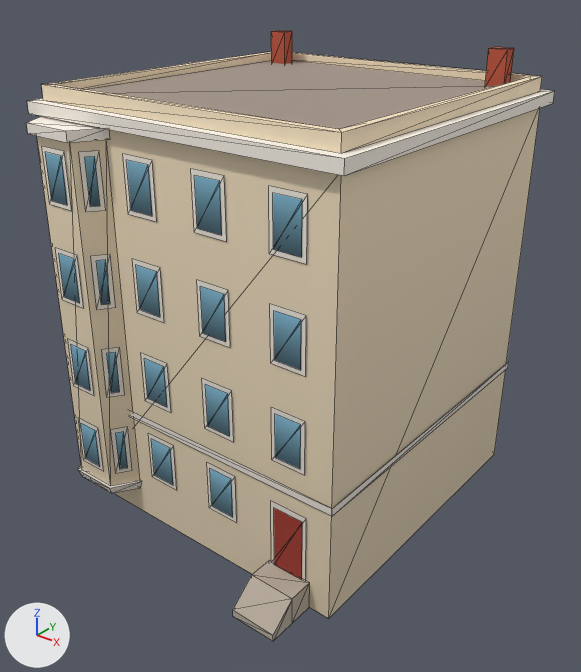
The glTF model newcity/art/kit/tremont_n5_far.glb: old version first, new version second.
Camera for both pictures: a 50 mm camera at (17.2, -22.0, 19.6) aimed at (0.6, -1.2, 6.7). The axes (+X, +Y, +Z) are drawn at lower left. The lights are the same throughout. The older version comes first. Mesh edges are drawn as thin lines. Vertices at exactly the same position are counted once.

Names of what the first picture shows: 'tremont_n5_far'.
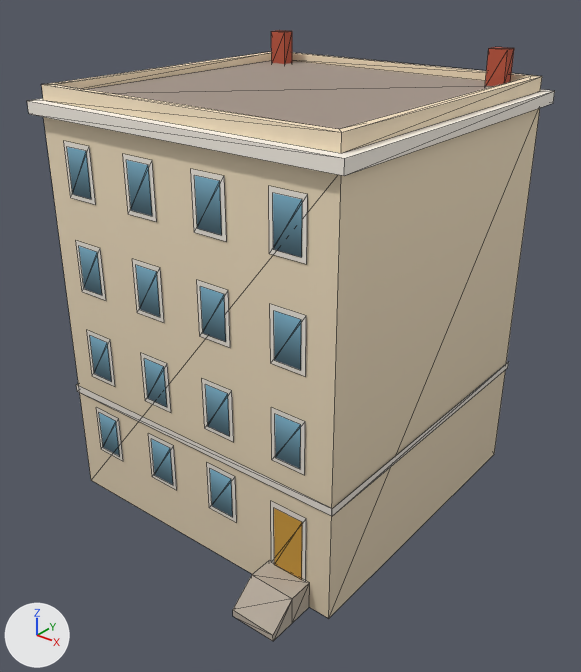
Scene script edits in JSON lines:
```json
{"block": "me_tremont_n5_far", "where": "# used by ob_tremont_n5_far; location = (0.0, 0.0, 0.0)"}
{"op": "remove", "block": "me_tremont_n5_far", "code": "me_tremont_n5_far.from_pydata(...)  # 288 vertices, 210 faces; spans x -6.3..6.3, y -7.9..6.3, z 0.0..16.5"}
{"op": "add", "block": "me_tremont_n5_far", "code": "me_tremont_n5_far.from_pydata(...)  # 200 vertices, 150 faces; spans x -6.3..6.3, y -7.9..6.3, z 0.0..16.5"}
{"block": "me_tremont_n5_far", "change": "me_tremont_n5_far part 1: the loose piece of 4 vertices spanning x -4.9..-3.8, y -6.9, z 2.0..3.8 is moved by (0.0, 0.9, 0.0)"}
{"block": "me_tremont_n5_far", "change": "me_tremont_n5_far part 2: the loose piece of 4 vertices spanning x -4.8..-3.9, y -7.0, z 2.1..3.7 is moved by (0.0, 0.9, 0.0)"}
{"block": "me_tremont_n5_far", "change": "me_tremont_n5_far part 3: the loose piece of 4 vertices spanning x -4.9..-3.8, y -6.9, z 5.2..7.1 is moved by (0.0, 0.9, 0.0)"}
{"block": "me_tremont_n5_far", "change": "me_tremont_n5_far part 4: the loose piece of 4 vertices spanning x -4.8..-3.9, y -7.0, z 5.4..6.9 is moved by (0.0, 0.9, 0.0)"}
{"block": "me_tremont_n5_far", "change": "me_tremont_n5_far part 5: the loose piece of 4 vertices spanning x -4.9..-3.8, y -6.9, z 8.6..10.5 is moved by (0.0, 0.9, 0.0)"}
{"block": "me_tremont_n5_far", "change": "me_tremont_n5_far part 6: the loose piece of 4 vertices spanning x -4.8..-3.9, y -7.0, z 8.8..10.3 is moved by (0.0, 0.9, 0.0)"}
{"block": "me_tremont_n5_far", "change": "me_tremont_n5_far part 7: the loose piece of 4 vertices spanning x -4.9..-3.8, y -6.9, z 12.0..13.9 is moved by (0.0, 0.9, 0.0)"}
{"block": "me_tremont_n5_far", "change": "me_tremont_n5_far part 8: the loose piece of 4 vertices spanning x -4.8..-3.9, y -7.0, z 12.2..13.7 is moved by (0.0, 0.9, 0.0)"}
{"block": "me_tremont_n5_far", "change": "me_tremont_n5_far part 9: 19 loose pieces with 88 vertices, spanning x -6.0..-2.7, y -7.1..-6.0, z 1.0..14.6, are deleted"}
{"block": "me_tremont_n5_far", "change": "me_tremont_n5_far part 10: 8 kept faces spanning x -1.9..4.9, y -6.1, z 1.0..13.7 get new texture (UV) coordinates"}
```

Pixel boxes [x1, y1, x2, y2] of what changed, in the pictures (581 x 672 px; the box of a moved part takes in the faces that stretch with it):
```json
{"object": "tremont_n5_far", "change": "reshaped", "before": [26, 30, 555, 641], "after": [27, 30, 555, 641]}
{"part": 1, "of": "me_tremont_n5_far", "change": "moved or reshaped", "before": [78, 418, 103, 471], "after": [96, 407, 123, 461]}
{"part": 2, "of": "me_tremont_n5_far", "change": "moved or reshaped", "before": [81, 423, 100, 466], "after": [99, 413, 120, 456]}
{"part": 3, "of": "me_tremont_n5_far", "change": "moved or reshaped", "before": [68, 339, 94, 395], "after": [87, 330, 115, 386]}
{"part": 4, "of": "me_tremont_n5_far", "change": "moved or reshaped", "before": [71, 345, 90, 390], "after": [90, 336, 112, 382]}
{"part": 5, "of": "me_tremont_n5_far", "change": "moved or reshaped", "before": [56, 248, 84, 308], "after": [76, 241, 106, 300]}
{"part": 6, "of": "me_tremont_n5_far", "change": "moved or reshaped", "before": [59, 254, 80, 303], "after": [79, 246, 102, 295]}
{"part": 7, "of": "me_tremont_n5_far", "change": "moved or reshaped", "before": [42, 146, 72, 211], "after": [64, 141, 96, 205]}
{"part": 8, "of": "me_tremont_n5_far", "change": "moved or reshaped", "before": [45, 152, 67, 205], "after": [67, 147, 91, 199]}
{"part": 9, "of": "me_tremont_n5_far", "change": "deleted", "before": [26, 116, 141, 493], "on screen": "beige"}
{"part": 10, "of": "me_tremont_n5_far", "change": "surface changed", "before": [274, 508, 302, 580], "after": [274, 508, 302, 580], "on screen": "red to brown"}
```
